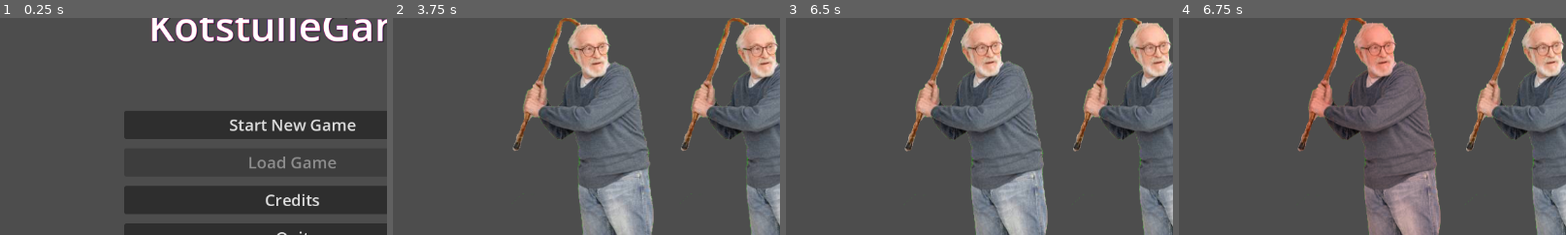
Above: before the commit, frames 1-4 (left to right).
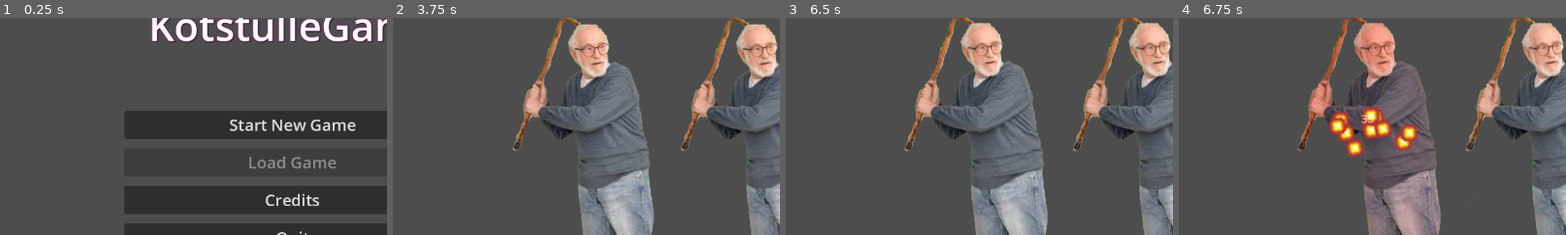
Above: after the commit, the same moments.

Repository: Marv0407/kotstulle-game
Game: Godot game, scene res://scenes/control.tscn
The game is run twice, just before and just after one commit, with the same random seed, the same clock (stepped at 60 frames per second) and the same inputs.
Inputs (mouse positions are % of the whole screen's width and height, from its top left):
- Up to frame 1 (0.25 s): no input
- Up to frame 2 (3.75 s): click "Start New Game" at 0.5 s; click (12, 7) at 1.27 s; type "Alex" at 1.35 s; click "Starten" at 2 s; click "Attack" at 2.75 s; click "Start Battle" at 3.5 s
- Up to frame 3 (6.5 s): click "Skills" at 4.25 s; click "Guard" at 5 s; click "Items" at 5.75 s
- Up to frame 4 (6.75 s): click "Attack" at 6.5 s
The pictures show only the part of the screen within x 12-62%, y 12-62%; the shares and areas given below are measured in that part.

Frames 1-3 are identical in both runs. In frame 4, 2.5% of the frame differs, in the area x 38-62%, y 41-65%.
Error before the commit: Invalid assignment of property or key 'global_position' with value of type 'Vector2' on a base object of type 'null instance'. (res://scripts/battle_manager.gd…

Commit message:
Hoffentlich den FUCKING MERGE FAIL gefixt
sag doch was du knecht

Diff:
--- a/scripts/battle_manager.gd
+++ b/scripts/battle_manager.gd
@@ -19,7 +19,7 @@
 	END
 }
 var state := BattleState.START
-@onready var particelSpawner = $"../DebugUI/HBoxContainer/ParticelSpawner"
+#@onready var particelSpawner = $"../DebugUI/HBoxContainer/ParticelSpawner"
 @onready var spawn_point = $"../DebugUI/EnemyPositionAnchor/EnemyPartyContainer"
 @onready var party_panel: PartyHUD = $"../DebugUI/CanvasLayer/PartyMenuContainer/ColorRect/PartyHUDContainer"
 @onready var log_container = $"../DebugUI/CanvasLayer/PanelContainer/ScrollContainer/LogContainer"
@@ -174,10 +174,10 @@
 		var tween = create_tween()
 		tween.tween_property(target.battle_node, "modulate", Color.RED, 0.1)
 		tween.tween_property(target.battle_node, "modulate", Color.WHITE, 0.1)
-		var particel_pos = target.battle_node.global_position
-		particelSpawner.global_position = particel_pos
-		particelSpawner.z_index = 3
-		particelSpawner.restart()
+		#var particel_pos = target.battle_node.global_position
+		#particelSpawner.global_position = particel_pos
+		#particelSpawner.z_index = 3
+		#particelSpawner.restart()
 		spawn_damage_number(target.battle_node.global_position, damage)
 
 	if target.current_hp <= 0:
@@ -193,8 +193,17 @@
 
 	if not targets.is_empty():
 		state = BattleState.TARGET_SELECT # Sperre setzen
-		var skill = actor.data.skills[0]
-		execute_skill(actor, skill, targets[0])
+		#var skill = actor.data.skills[0]
+		var skill = load("res://ressources/skills/PlayerAttack.tres")
+
+		if skill:
+			execute_skill(actor, skill, targets[0])
+		else:
+			# Fallback
+			attack(actor, targets[0])
+			await get_tree().create_timer(0.8).timeout
+			next_turn()
+			process_turn()
 
 func process_battle_loop():
 	if is_battle_over():
@@ -297,8 +306,12 @@
 		tween.tween_property(target.battle_node, "modulate", Color.WHITE, 0.1)
 
 		# Partikel & Damage Popup
-		particelSpawner.global_position = target.battle_node.global_position
-		particelSpawner.restart()
+		if skill.vfx_scene:
+			var vfx_instance = skill.vfx_scene.instantiate()
+			get_tree().current_scene.add_child(vfx_instance)
+			vfx_instance.global_position = target.battle_node.global_position
+			vfx_instance.emitting = true
+
 		spawn_damage_number(target.battle_node.global_position, damage)
 
 	if target.current_hp <= 0:
